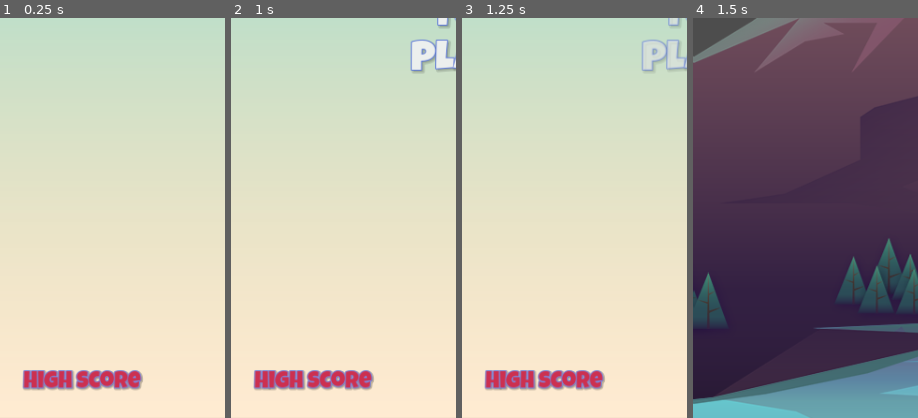
Above: before the commit, frames 1-4 (left to right).
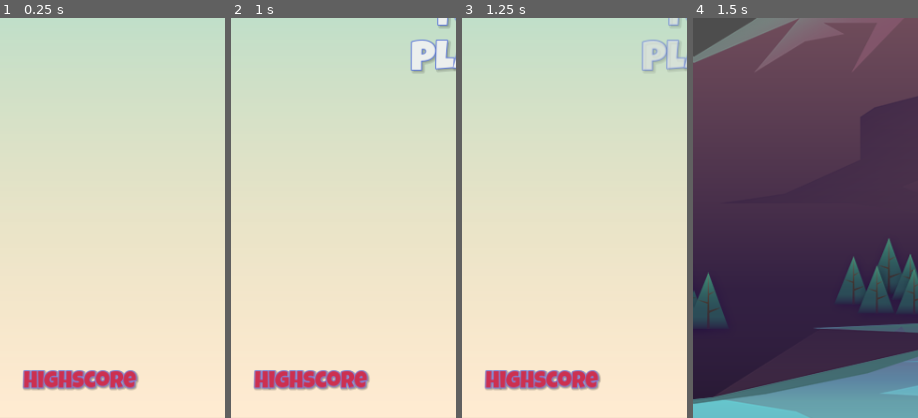
Above: after the commit, the same moments.

Repository: justknick/FlappyPlane
Game: Godot game, scene res://scenes/main/main.tscn
The game is run twice, just before and just after one commit, with the same random seed, the same clock (stepped at 60 frames per second) and the same inputs.
Inputs:
- Up to frame 1 (0.25 s): no input
- Up to frame 2 (1 s): tap Enter at 0.5 s; tap Space (fly) at 0.6 s
- Up to frame 3 (1.25 s): no input
- Up to frame 4 (1.5 s): tap Space (fly) at 1.25, 1.35 s
The pictures show only the part of the screen within x 0-50%, y 50-100%; the shares and areas given below are measured in that part.

The runs differ from the first frame. In frame 1, 1.1% of the frame differs, in the area x 32-64%, y 88-93%; in frame 2, 1.1%; in frame 3, 1.1%; in frame 4, nothing differs.

Commit message:
implemented save and load // loads in score_manager script, saves in game_over_ui script

Diff:
--- a/auto_load/score_manager.gd
+++ b/auto_load/score_manager.gd
@@ -1,11 +1,13 @@
 extends Node
+
+const SCORE_SAVE_DATA = "user://tappy_data.dat"
 
 var _score: int = 0
 var _high_score: int = 0
 
 
 func _ready() -> void:
-	pass
+	load_high_score()
 
 
 func get_score() -> int:
@@ -29,3 +31,32 @@
 
 func increment_score() -> void:
 	set_score(_score + 1)
+
+
+func load_high_score() -> void:
+	var file = FileAccess.open(SCORE_SAVE_DATA, FileAccess.READ)
+	if file:
+		if file.get_length() > 0:
+			# retrieves hexidecimal value as int
+			#_high_score = file.get_32()
+			# retrieves as text and converts to int
+			_high_score = file.get_as_text().to_int()
+			print("loaded high score")
+		else:
+			print("loaded but no high score")
+		# close file
+		file.close()
+	else:
+		print("failed to load file..")
+
+
+func save_highscore_to_file() -> void:
+	var file = FileAccess.open(SCORE_SAVE_DATA, FileAccess.WRITE)
+	if file:
+		# stores value as hexidecimal
+		#file.store_32(_high_score)
+		# stores value as string
+		file.store_string(str(_high_score))
+		# close file
+		file.close()
+		print("score saved! ")
--- a/scenes/main/main.tscn
+++ b/scenes/main/main.tscn
@@ -113,7 +113,7 @@
 layout_mode = 2
 size_flags_horizontal = 0
 size_flags_vertical = 8
-text = "High Score"
+text = "HighScore"
 label_settings = ExtResource("3_dsj0y")
 vertical_alignment = 1
 
--- a/scenes/ui/game_over_ui.gd
+++ b/scenes/ui/game_over_ui.gd
@@ -21,6 +21,8 @@
 
 
 func on_defeat():
+	ScoreManager.save_highscore_to_file()
+	print("saving...")
 	show()
 	timer.start()
 	game_over_sound.play()
